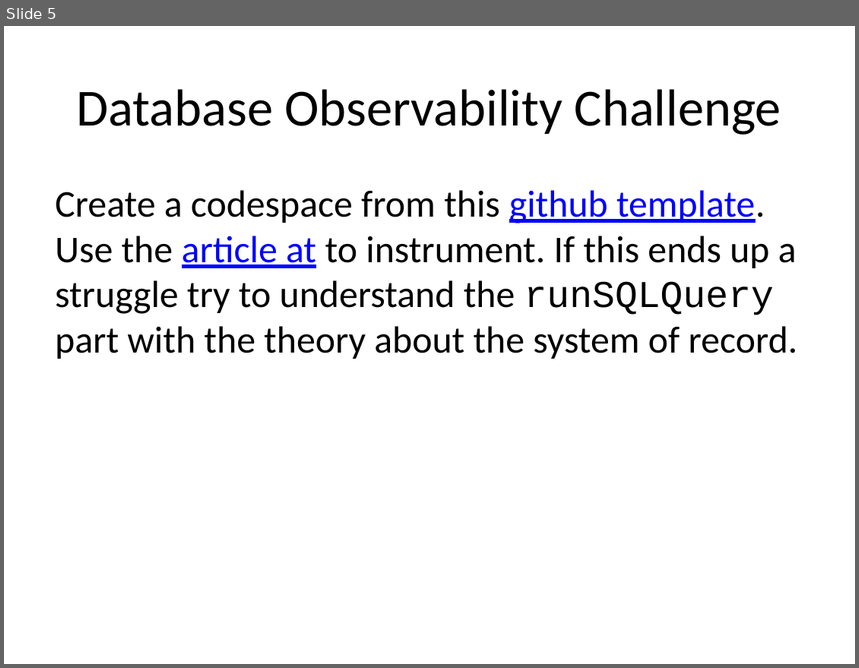
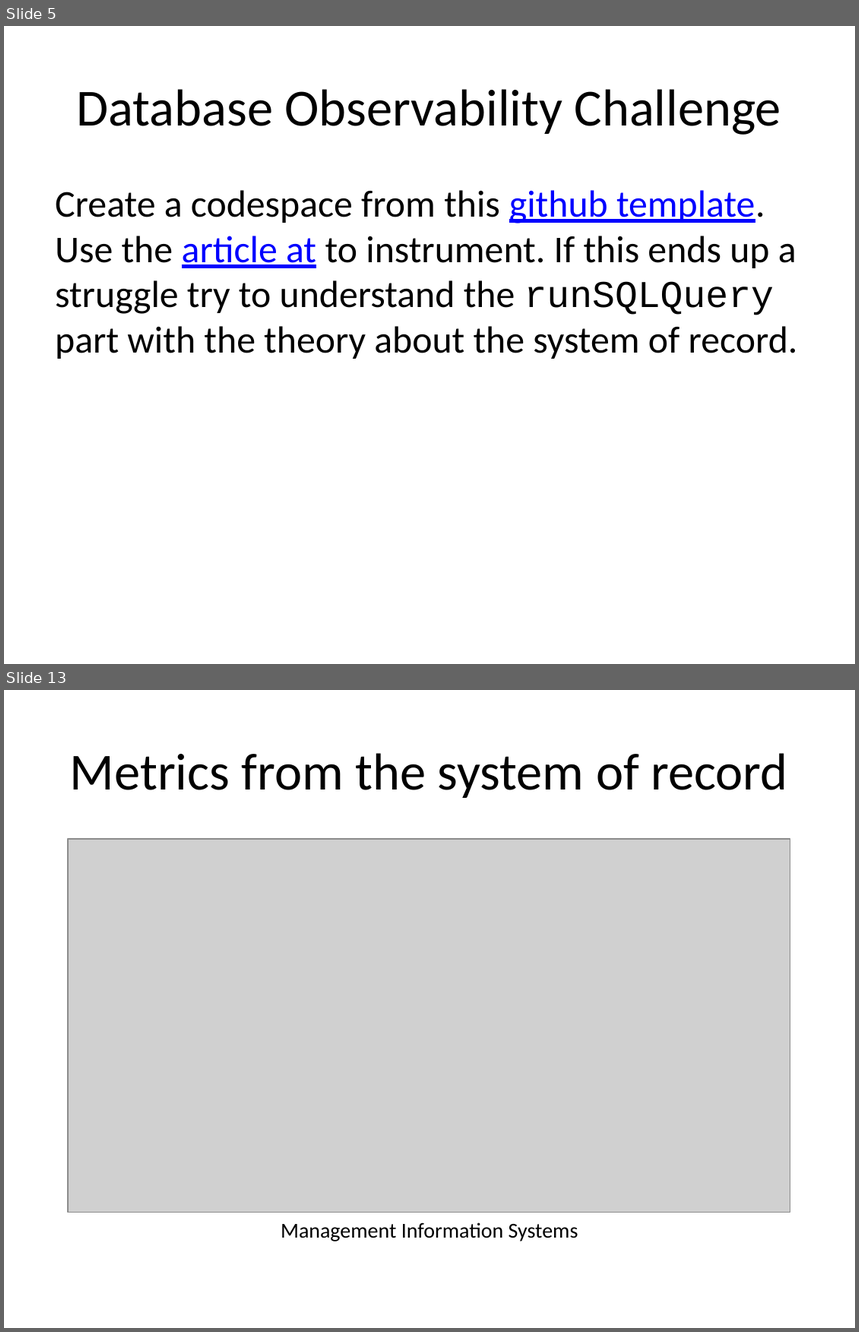
Before and after one commit to rhildred/INFO8985, a slide deck: database_collecting/slides.pptx. Shown one above the other, each under a label of ours: slide 5 before the commit, slides 5 and 13 after it; the slides between them are not shown. The pictures are 859x668 and 859x1332 pixels, drawn with LibreOffice and Linux fonts; fonts in the diff are those of the drawing; grey boxes stand for pictures. Boxes give left, top, right and bottom in pixels: in the first picture for what was removed or moved away, otherwise in the second. Text is boxed around its words. In the diff, an @@ line names an element or a change of style, - is before the commit and + after.

```diff
--- a/database_collecting/slides.pptx
+++ b/database_collecting/slides.pptx
@@ slide 13 added at (4, 690, 855, 1328), background #FFFFFF @@
@@ title added at (70, 753, 788, 798), 44 pt, text #000000 @@
+Metrics from the system of record
@@ picture added at (68, 839, 791, 1213) @@
@@ text added at (281, 1223, 579, 1242), 18 pt, text #000000 @@
+Management Information Systems
```
Also in this commit, not shown: 8 other slides added, 18 other files.
